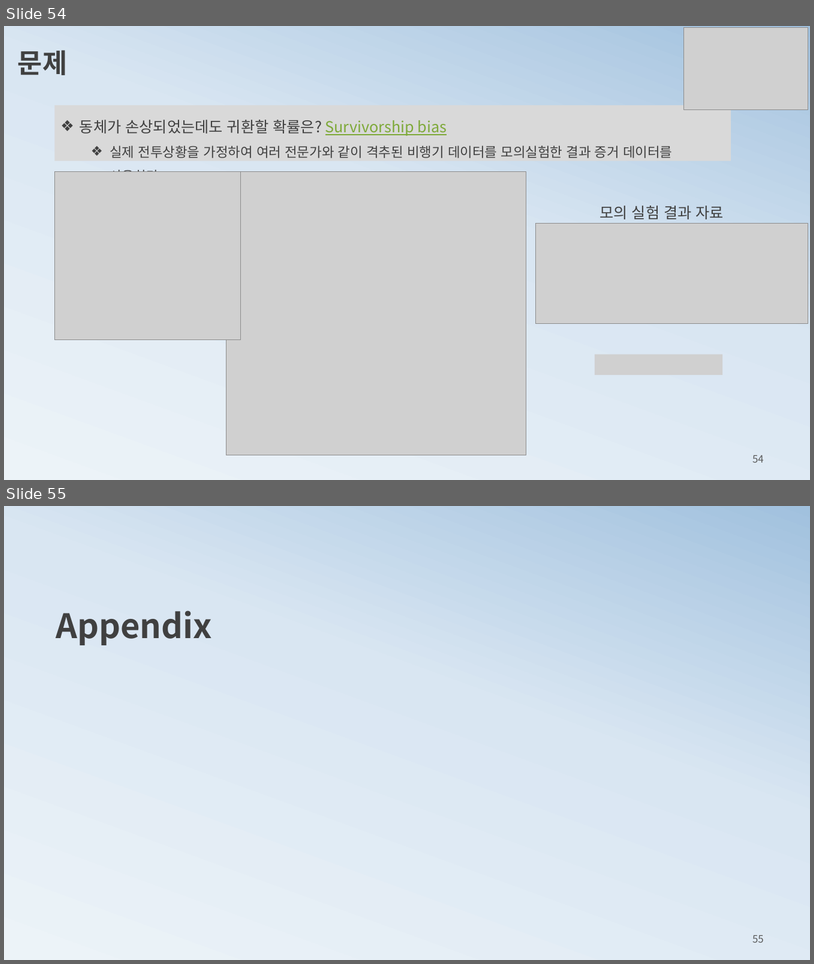
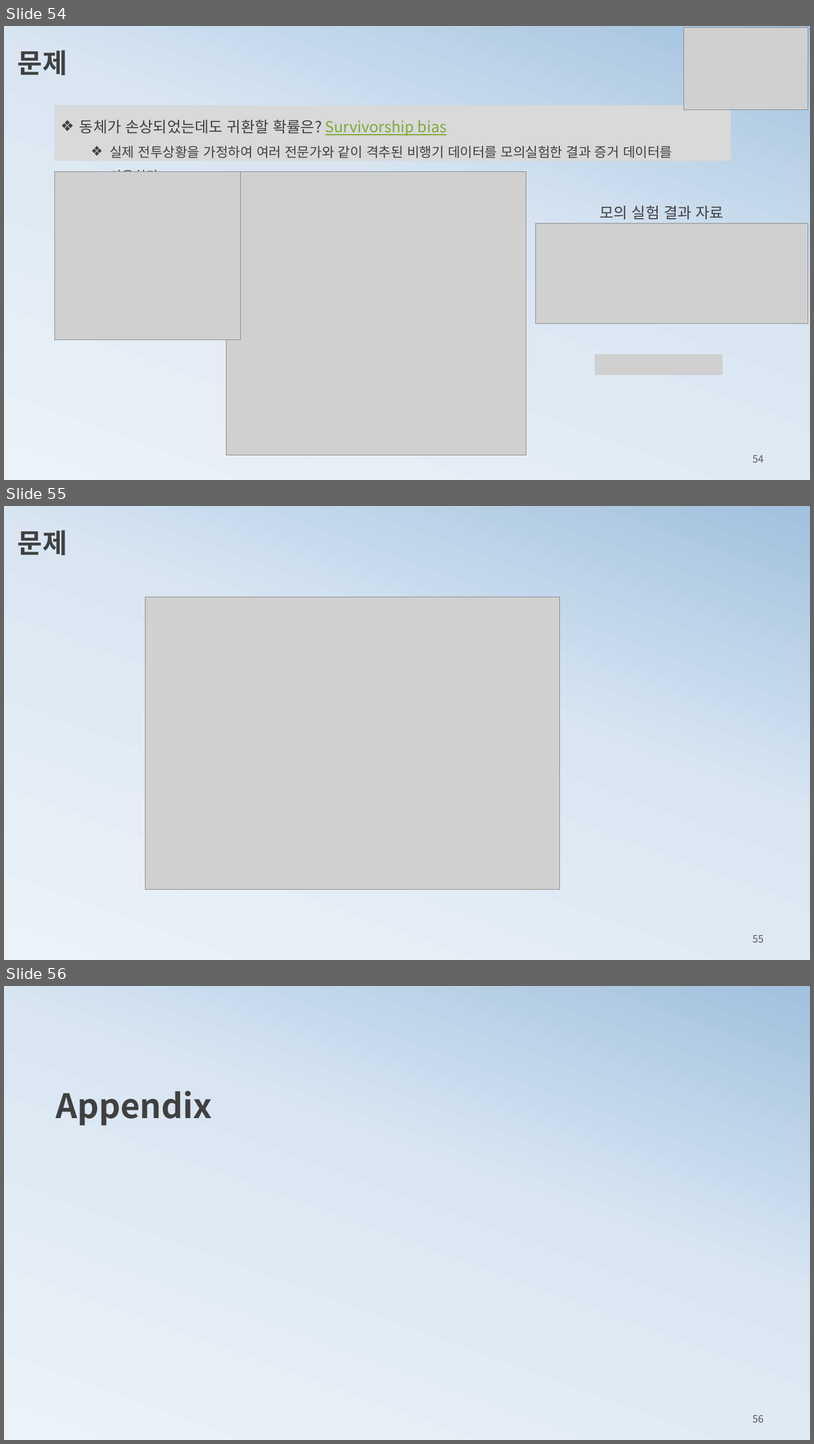
Before and after one commit to ancestor9/mathematics-for-machine-learning, a slide deck: 3_probability theory for machine learning.pptx. Shown one above the other, each under a label of ours: slides 54 and 55 before the commit, slides 54, 55 and 56 after it. The pictures are 814x964 and 814x1444 pixels, drawn with LibreOffice and Linux fonts; fonts in the diff are those of the drawing; grey boxes stand for pictures. Boxes give left, top, right and bottom in pixels: in the first picture for what was removed or moved away, otherwise in the second. Text is boxed around its words. In the diff, an @@ line names an element or a change of style, - is before the commit and + after.

```diff
--- a/3_probability theory for machine learning.pptx
+++ b/3_probability theory for machine learning.pptx
@@ slide 55 added at (4, 506, 810, 960), background gradient #ECF3F8 to #D9E6F2 to #A1C1DE @@
@@ text added at (18, 530, 67, 555), 32 pt, text #404040, bold @@
+문제
@@ picture added at (145, 597, 560, 889) @@
@@ page number added at (753, 934, 764, 942), 12 pt, text #595959 @@
+55
@@ what was slide 55 is now slide 56 @@
@@ page number at (753, 1414, 764, 1422): text changed @@
-55
+56
```
